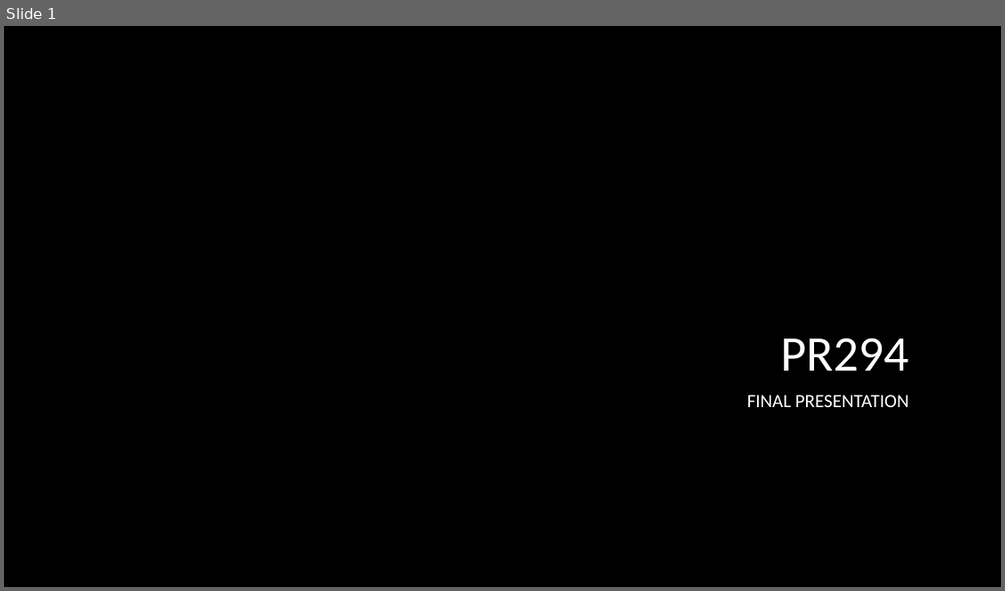
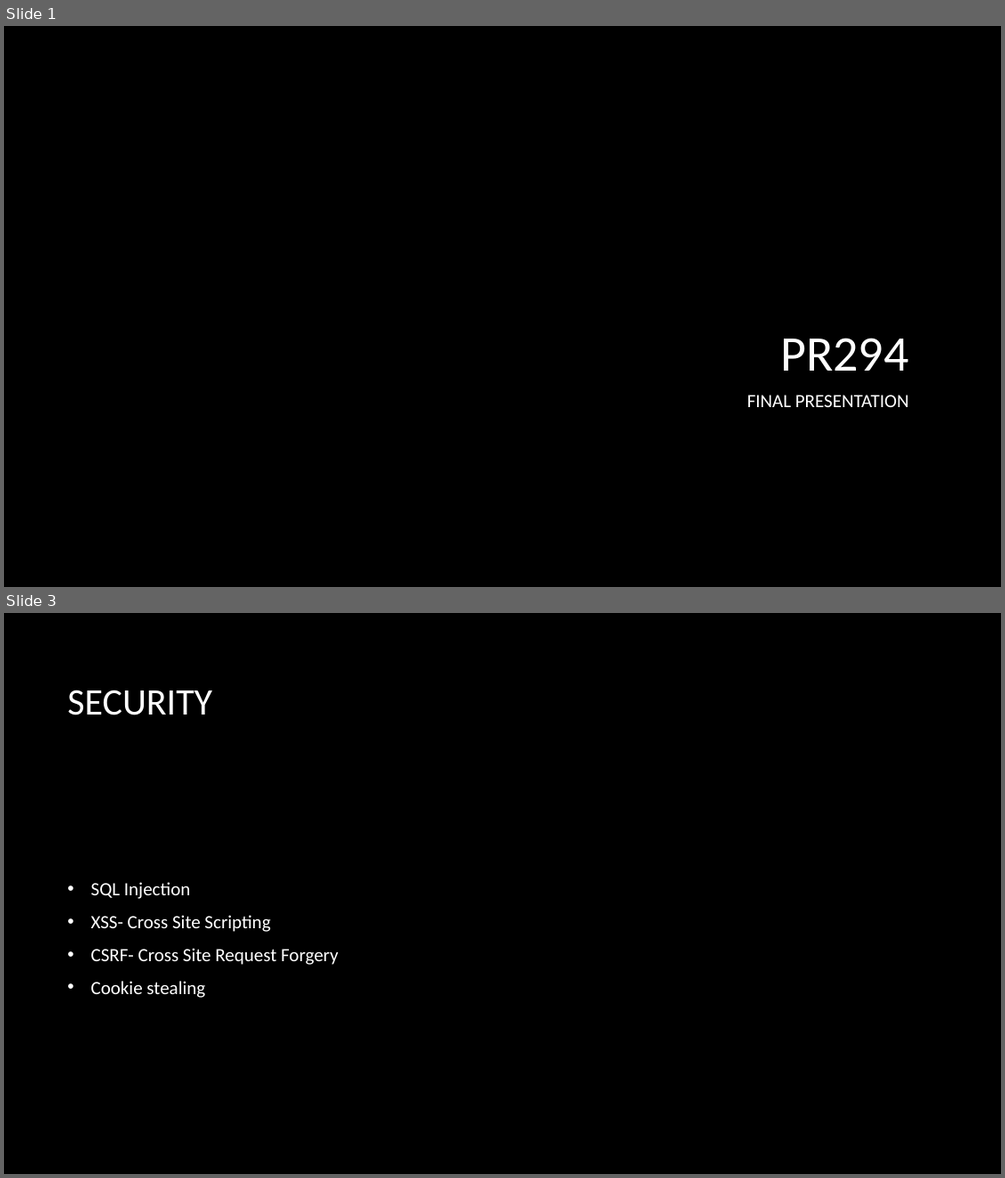
Before and after one commit to KBarros2014/TEAMB, a slide deck: site/documents/Final Presentation/final presentation.pptx. Shown one above the other, each under a label of ours: slide 1 before the commit, slides 1 and 3 after it; the slides between them are not shown. The pictures are 1005x591 and 1005x1178 pixels, drawn with LibreOffice and Linux fonts; fonts in the diff are those of the drawing; background and template pictures are left out. Boxes give left, top, right and bottom in pixels: in the first picture for what was removed or moved away, otherwise in the second. Text is boxed around its words. In the diff, an @@ line names an element or a change of style, - is before the commit and + after.

```diff
--- a/site/documents/Final Presentation/final presentation.pptx
+++ b/site/documents/Final Presentation/final presentation.pptx
@@ slide 3 added at (x1=4, y1=613, x2=1001, y2=1174), background picture (left out) @@
@@ title added at (x1=67, y1=690, x2=212, y2=715), 36 pt, text #FFFFFF @@
+SECURITY
@@ text added at (x1=91, y1=882, x2=339, y2=997), 18 pt, text #FFFFFF @@
+• SQL Injection
+• XSS- Cross Site Scripting
+• CSRF- Cross Site Request Forgery
+• Cookie stealing
```
Also in this commit, not shown: 2 slides changed, 3 other slides added, 1 slide removed.
